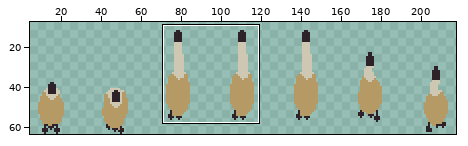
One commit to this sprite sheet: art/boss/boss-attack-up.png. The picture above shows the old version from afar; the outline marks the close-up.
Close-up. Old version:
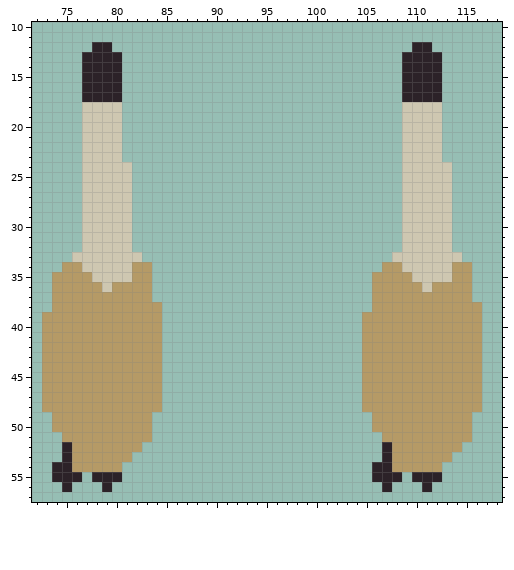
The file is 224x64 pixels. Shown: x 72..118, y 10..57. The wide view leaves out empty margins. The commit also changed other parts of the picture, which this record leaves out.
After the commit:
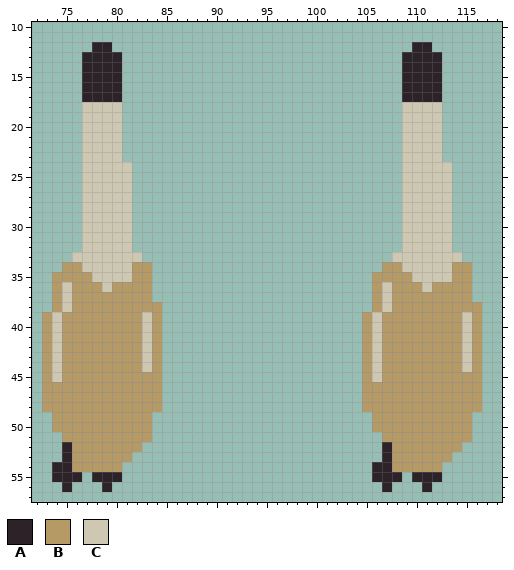
Palette (. is transparent): A #2c2228  B #b59a66  C #cec7b1
Difference:
The edit turns colour B into colour C in rows 36 to 38 at x 75 and 107; in rows 39 to 44 at x 74, 83, 106 and 115; in row 45 at x 74 and 106.
